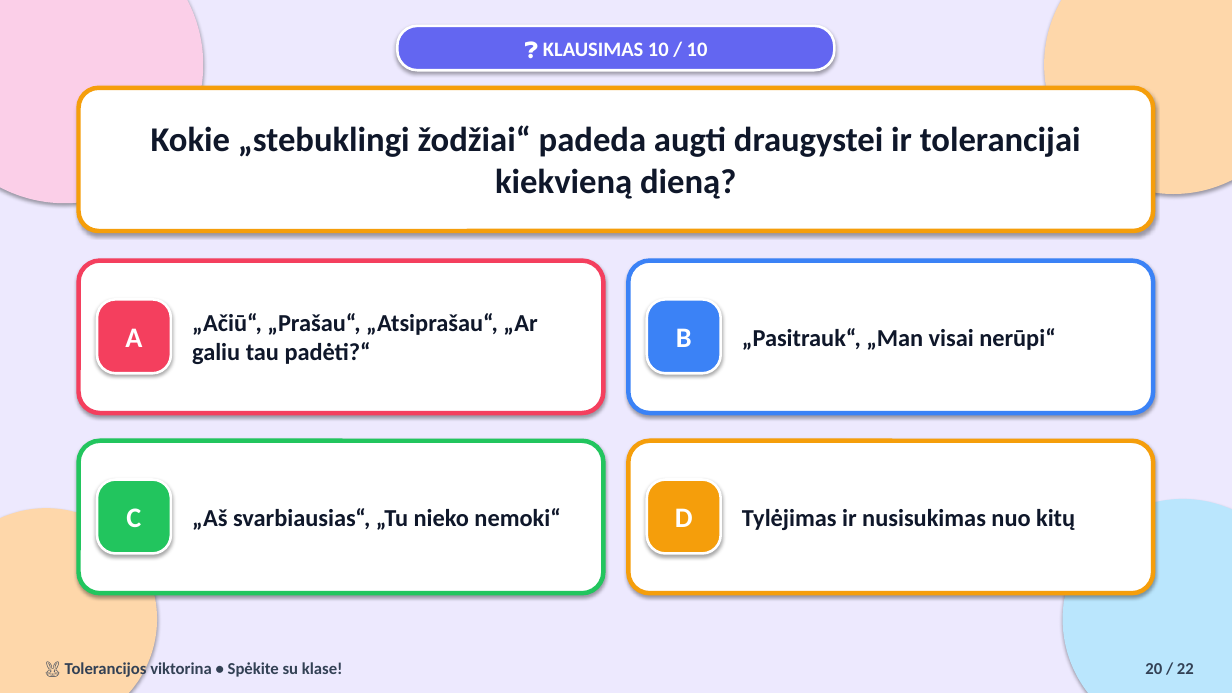
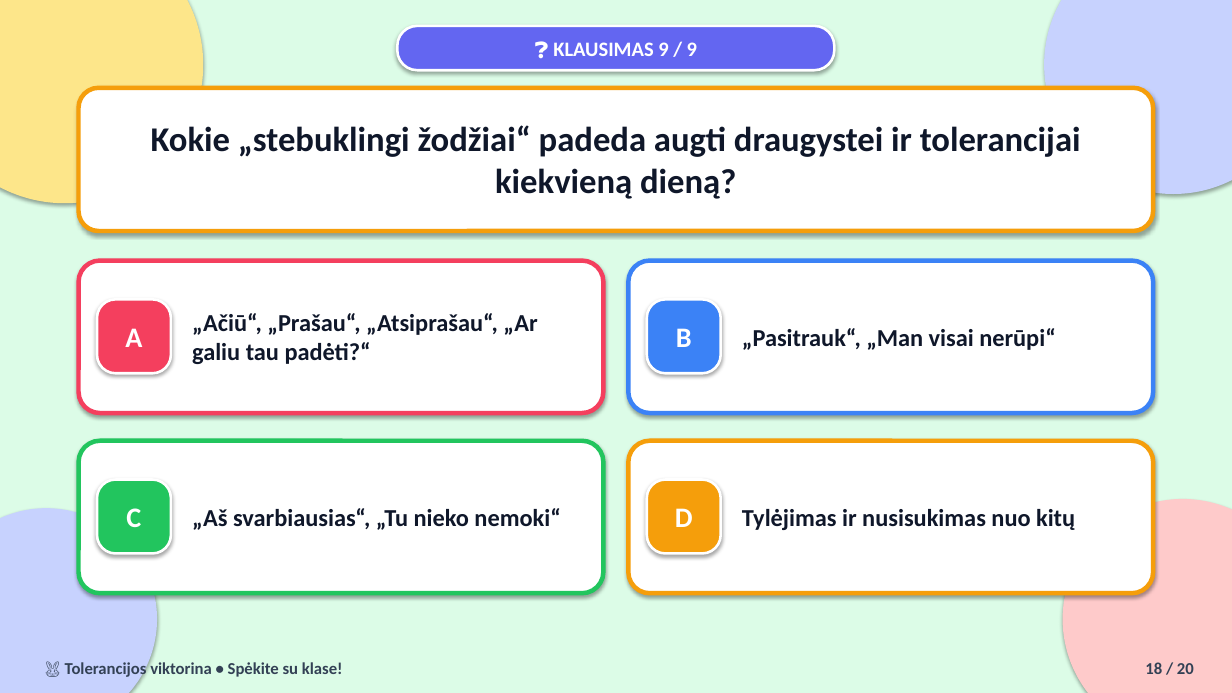
Before and after one commit to Artiomkalinin/tolerancijos-diena, a slide deck: slide 18 of Tolerancijos_viktorina.pptx (slide 20 before the commit). Drawn at 1232x693 pixels with LibreOffice and Linux fonts; fonts in the diff are those of the drawing. Boxes give left, top, right and bottom in pixels: in the first picture for what was removed or moved away, otherwise in the second. Text is boxed around its words. In the diff, an @@ line names an element or a change of style, - is before the commit and + after.

Commit message:
Pasalintas klausimas apie Kiskio obuolius, palikti 9 klausimai

```diff
--- a/Tolerancijos_viktorina.pptx
+++ b/Tolerancijos_viktorina.pptx
@@ background #EDE9FE to #DCFCE7 @@
@@ ellipse at (0,0,203,203): fill #FBCFE8 to #FDE68A @@
@@ ellipse at (1044,0,1232,194): fill #FED7AA to #C7D2FE @@
@@ text at (553,42,697,56): text changed @@
-❓ KLAUSIMAS 10 / 10
+❓ KLAUSIMAS 9 / 9
@@ ellipse at (0,508,157,693): fill #FED7AA to #C7D2FE @@
@@ ellipse at (1063,499,1232,693): fill #BAE6FD to #FECACA @@
@@ text at (1145,662,1194,674): text changed @@
-20 / 22
+18 / 20
```
Also in this commit, not shown: 19 other slides changed, 2 slides removed, 3 other files.
